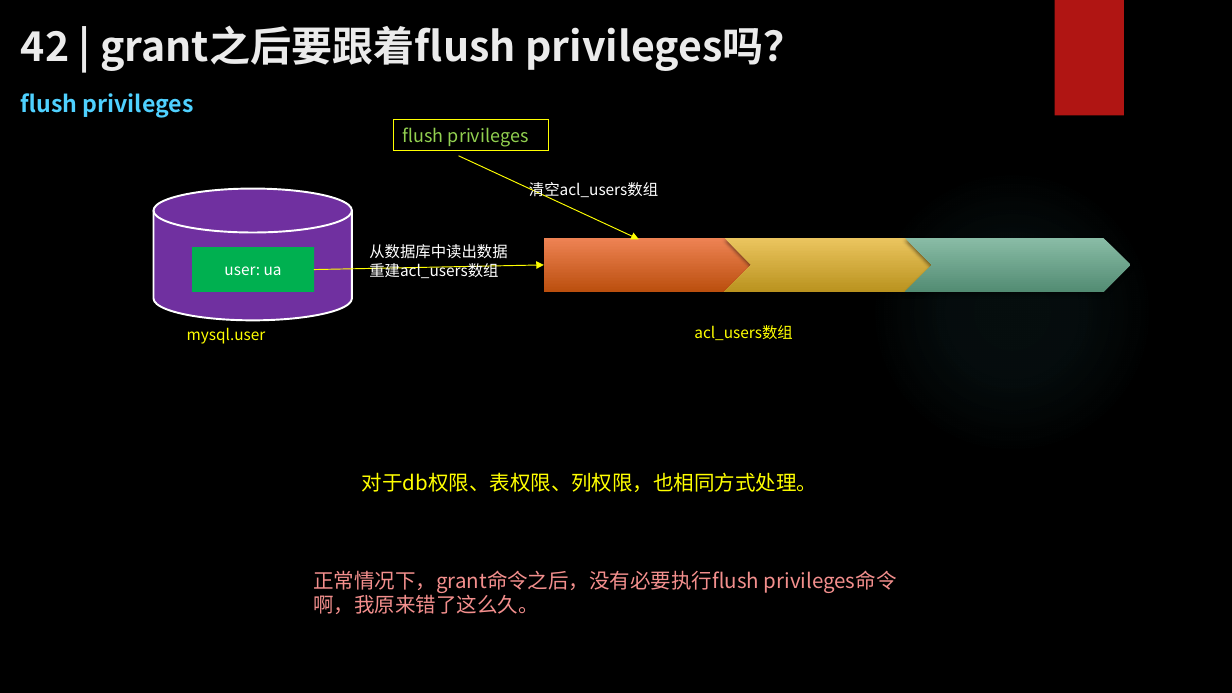
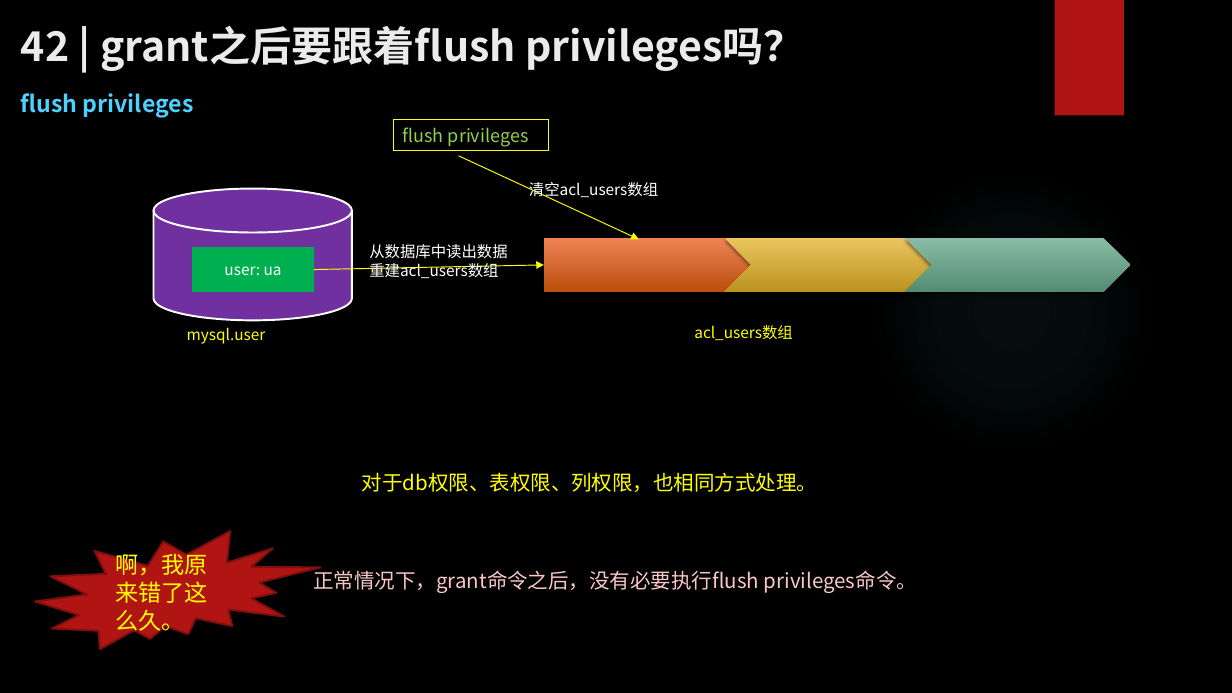
Before and after one commit to zhangkekf/reading-notes, a slide deck: slide 7 of MySQL实战/42grant之后要跟着flush privileges吗？.pptx. Drawn at 1232x693 pixels with LibreOffice and Linux fonts; fonts in the diff are those of the drawing; background and template pictures are left out. Boxes give left, top, right and bottom in pixels: in the first picture for what was removed or moved away, otherwise in the second. Text is boxed around its words. In the diff, an @@ line names an element or a change of style, - is before the commit and + after.

```diff
--- a/MySQL实战/42grant之后要跟着flush privileges吗？.pptx
+++ b/MySQL实战/42grant之后要跟着flush privileges吗？.pptx
@@ irregular seal added at bbox=[35, 531, 321, 650], fill #B01513, outline #82100E 1.5 pt, 18 pt, text #FFFF00 @@
+啊，我原来错了这么久。
@@ text at bbox=[313, 567, 917, 593]: text changed; text colour #F38F8D to #F9C7C6 @@
-正常情况下，grant命令之后，没有必要执行flush privileges命令
-啊，我原来错了这么久。
+正常情况下，grant命令之后，没有必要执行flush privileges命令。
```
Also in this commit, not shown: 2 other files.
